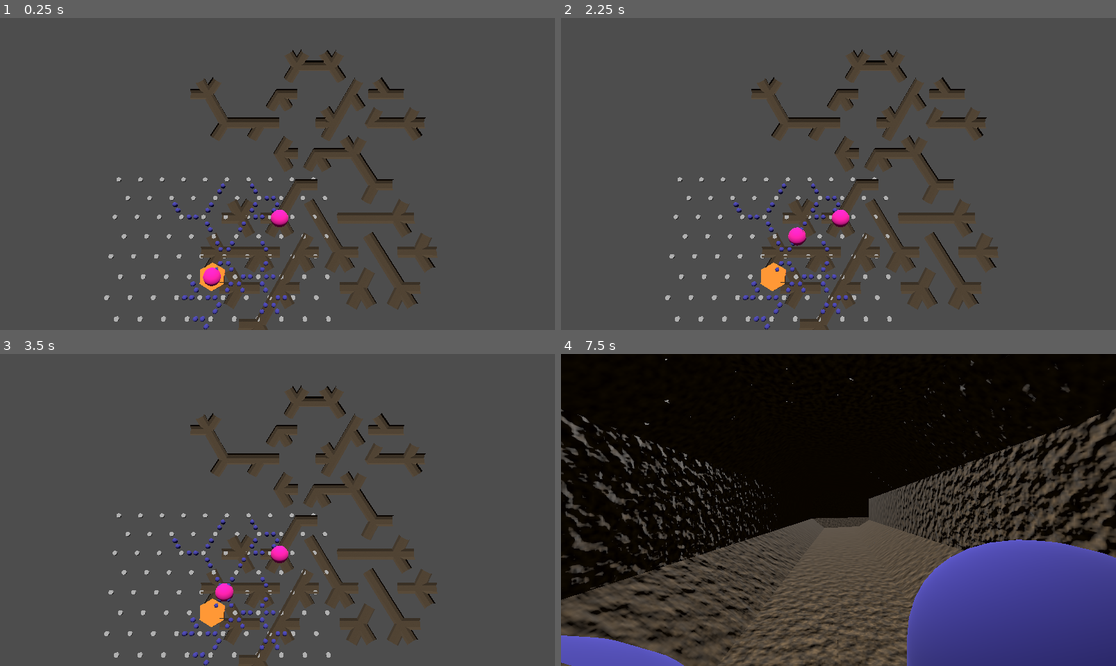
Above: before the commit, frames 1-4 (two rows, left to right).
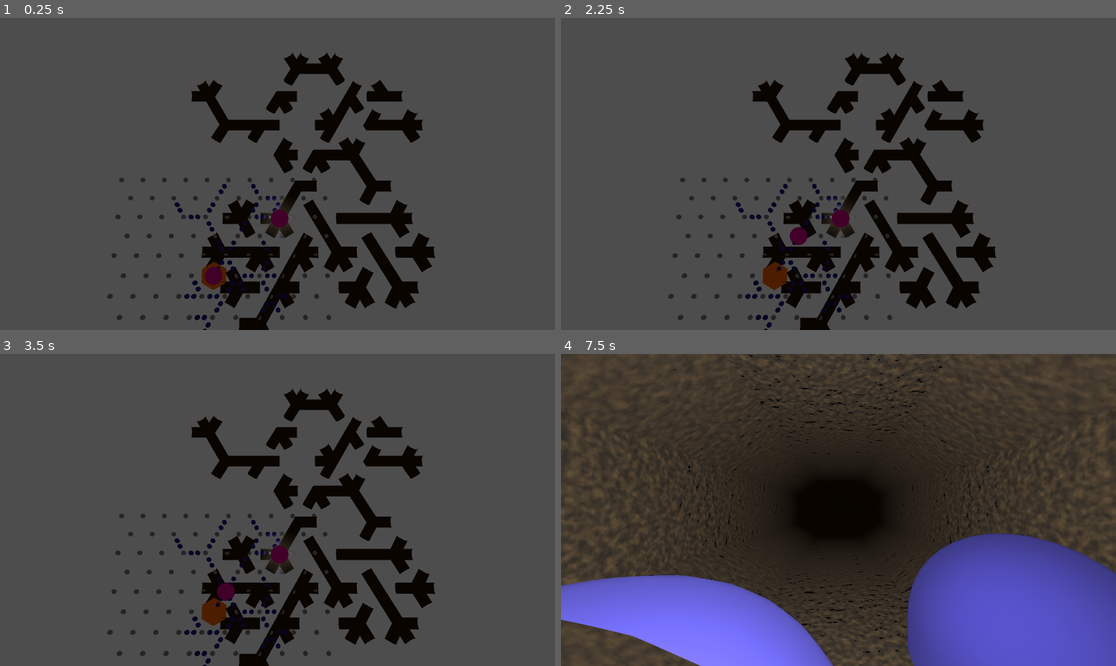
Above: after the commit, the same moments.

Repository: SamppuS/Rabbits_Requiem
Game: Godot game, scene res://tunnels.tscn
The game is run twice, just before and just after one commit, with the same random seed, the same clock (stepped at 60 frames per second) and the same inputs.
Inputs:
- Up to frame 1 (0.25 s): no input
- Up to frame 2 (2.25 s): tap Enter at 0.5, 2 s; tap A (a) at 0.6 s; tap D (d) at 0.8, 1.35 s; tap Space at 1.25 s; tap E (e) at 1.55, 2.1 s
- Up to frame 3 (3.5 s): tap W (w) at 2.3, 2.85 s; tap Space at 2.75 s; tap Z (z) at 3.05 s
- Up to frame 4 (7.5 s): tap Enter at 3.5 s; tap Z (z) at 3.6, 6.8 s; tap A (a) at 3.8, 4.35 s; tap Space at 4.25 s; tap D (d) at 4.55, 5.1 s; tap E (e) at 5.3, 5.85 s; tap W (w) at 6.05, 6.6 s; tap X (x) at 7.35 s

The runs differ from the first frame. In frame 1, 14% of the frame differs, in the area x 18-79%, y 10-100%; in frame 2, 14%; in frame 3, 14%; in frame 4, 81%, in the area x 0-100%, y 0-100%.

Commit message:
Small additions to code such as player height and tile distance modifications. Made cave textures a little better. Messed around with lighting (turn off minimap light for darkness)

Diff:
--- a/rabbits_requiem/assets/Materials/Cavelike.tres
+++ b/rabbits_requiem/assets/Materials/Cavelike.tres
@@ -9,6 +9,7 @@
 frequency = 0.1565
 
 [sub_resource type="NoiseTexture2D" id="NoiseTexture2D_5qswm"]
+seamless = true
 color_ramp = SubResource("Gradient_juidj")
 noise = SubResource("FastNoiseLite_n4kcl")
 
@@ -16,7 +17,9 @@
 frequency = 0.079
 
 [sub_resource type="NoiseTexture2D" id="NoiseTexture2D_fxren"]
+seamless = true
 as_normal_map = true
+bump_strength = 5.0
 noise = SubResource("FastNoiseLite_l6ofs")
 
 [resource]
--- a/rabbits_requiem/levels/minimap.tscn
+++ b/rabbits_requiem/levels/minimap.tscn
@@ -28,6 +28,7 @@
 
 [node name="DirectionalLight3D" type="DirectionalLight3D" parent="."]
 transform = Transform3D(1, 0, 0, 0, 0.587008, 0.809581, 0, -0.809581, 0.587008, 0, 0, 0)
+visible = false
 
 [node name="Spelare" type="MeshInstance3D" parent="."]
 material_override = SubResource("StandardMaterial3D_redg8")
--- a/rabbits_requiem/project.godot
+++ b/rabbits_requiem/project.godot
@@ -61,3 +61,7 @@
 "events": [Object(InputEventKey,"resource_local_to_scene":false,"resource_name":"","device":-1,"window_id":0,"alt_press …(192 unchanged characters)…
 ]
 }
+
+[rendering]
+
+anti_aliasing/quality/msaa_3d=2
--- a/rabbits_requiem/tunnels.gd
+++ b/rabbits_requiem/tunnels.gd
@@ -11,6 +11,7 @@
 var facing = 2
 var cam_mode = 0
 var current : Vector2i
+var player_height = .2
 
 var meshes: Array[Mesh]
 var mesh_openings = [ #These are the right patterns but in the wrong phase. So they return the right tile but wrong rotation.
@@ -27,7 +28,7 @@
 	[true, false, true, true, false, true]      # 42
 ]
 
-var mesh_size = 1.73233866691589
+var mesh_size = 1.73233866691589 - .01 # true size - gap between tiles
 
 
 func _ready(): # we probably don't have grid info here!
@@ -51,7 +52,7 @@
 	grid = sent_grid
 	starting_point = sp
 	current = starting_point
-	player.position = pos_from_tile(current)
+	player.position = pos_from_tile(current) + Vector3(0,player_height,0)
 
 func _input(event: InputEvent) -> void:
 	if cam_mode == 1:
@@ -65,7 +66,7 @@
 			print(facing)
 		elif Input.is_action_just_pressed("w") and tile_obj(current).paths[facing]:
 			current = next_tile(current, facing)
-			player.position = pos_from_tile(current)
+			player.position = pos_from_tile(current) + Vector3(0,player_height,0)
 			print("CHARGING!! ", current, facing)
 
 	if Input.is_action_just_pressed("x"):
--- a/rabbits_requiem/tunnels.tscn
+++ b/rabbits_requiem/tunnels.tscn
@@ -11,7 +11,11 @@
 radius = 0.4
 height = 0.8
 
+[sub_resource type="Sky" id="Sky_1cfuc"]
+
 [sub_resource type="Environment" id="Environment_yoqi5"]
+sky = SubResource("Sky_1cfuc")
+volumetric_fog_density = 1.0
 
 [node name="tunnels" type="Node3D" node_paths=PackedStringArray("player")]
 script = ExtResource("1_bfp66")
@@ -28,10 +32,11 @@
 fov = 45.0
 
 [node name="CamFP" type="Camera3D" parent="Spelare"]
-transform = Transform3D(-0.866025, 0, 0.5, 0, 1, 0, -0.5, 0, -0.866025, 0, 0.2, 0)
+transform = Transform3D(-0.866025, 0, 0.5, 0, 1, 0, -0.5, 0, -0.866025, 0, 0, 0)
 
-[node name="DirectionalLight3D" type="DirectionalLight3D" parent="."]
-transform = Transform3D(1, 0, 0, 0, 0.587008, 0.809581, 0, -0.809581, 0.587008, 0, 0, 0)
+[node name="OmniLight3D" type="OmniLight3D" parent="Spelare"]
+light_energy = 0.5
+omni_range = 1.277
 
 [node name="WorldEnvironment" type="WorldEnvironment" parent="."]
 environment = SubResource("Environment_yoqi5")
Not shown: 1 places in rabbits_requiem/tunnels.tscn that only renumber resources
